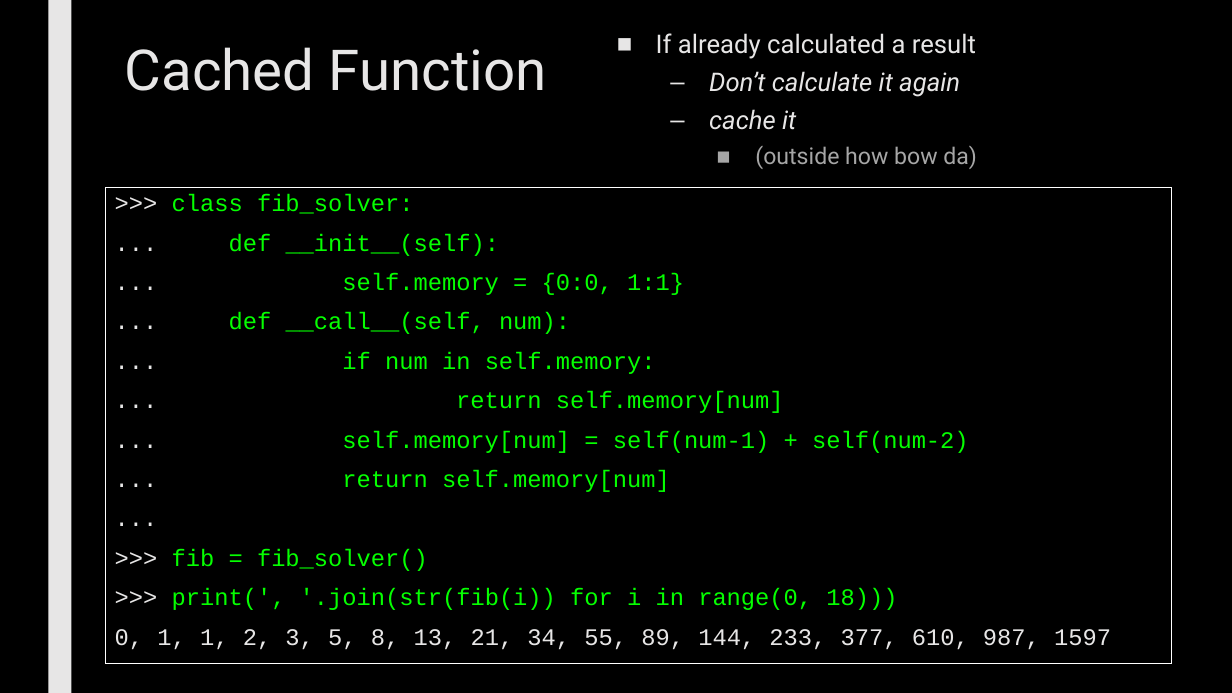
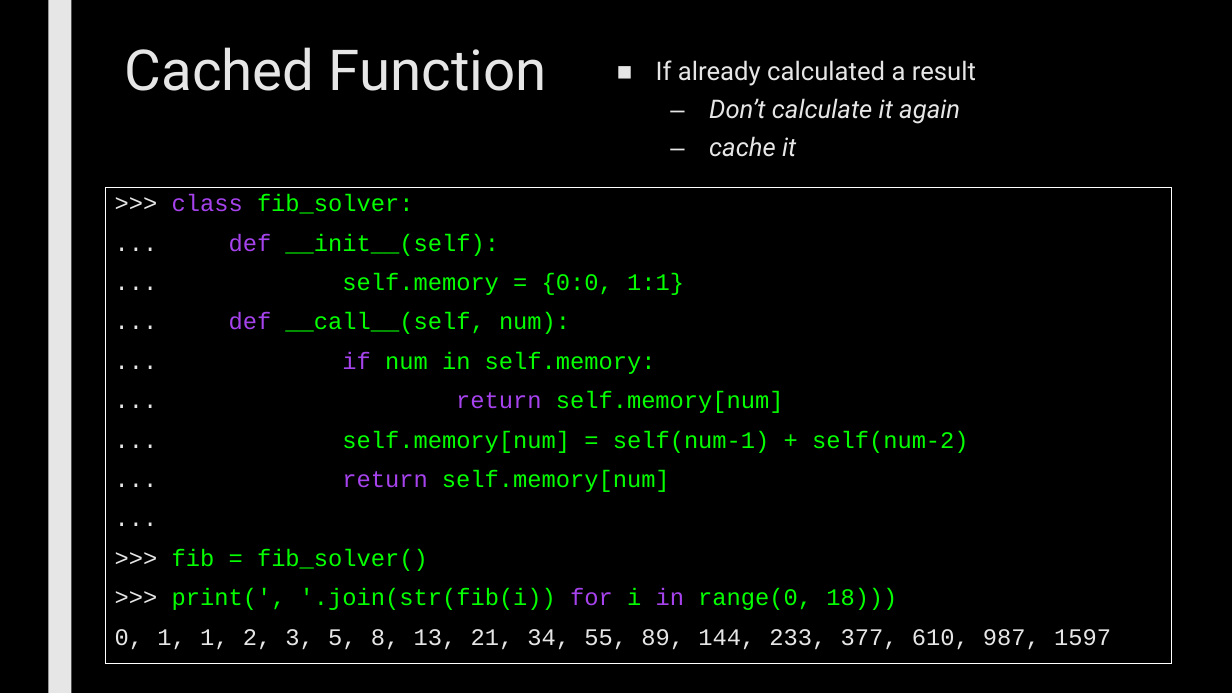
Before and after one commit to max7patek/metaprogramming, a slide deck: slide 8 of slides/02-FirstClassFunctions.pptx (slide 7 before the commit). Drawn at 1232x693 pixels with LibreOffice and Linux fonts; fonts in the diff are those of the drawing. Boxes give left, top, right and bottom in pixels: in the first picture for what was removed or moved away, otherwise in the second. Text is boxed around its words. In the diff, an @@ line names an element or a change of style, - is before the commit and + after.

Commit message:
updated first class function slides

```diff
--- a/slides/02-FirstClassFunctions.pptx
+++ b/slides/02-FirstClassFunctions.pptx
@@ text "If already calculated a result": place and size @@
-text "If already calculated a result" at [656,33,977,169]
+text "If already calculated a result" at [656,60,976,157]
@@ text at [755,146,977,169]: paragraph removed @@
-    ■ (outside how bow da)
@@ text in rectangle at [172,194,897,610]: text colour #05FF00 to #A643ED in "class", "def", "def", "if" and 3 more places @@
```
Also in this commit, not shown: 8 other slides changed, 3 slides added, 6 slides removed.
